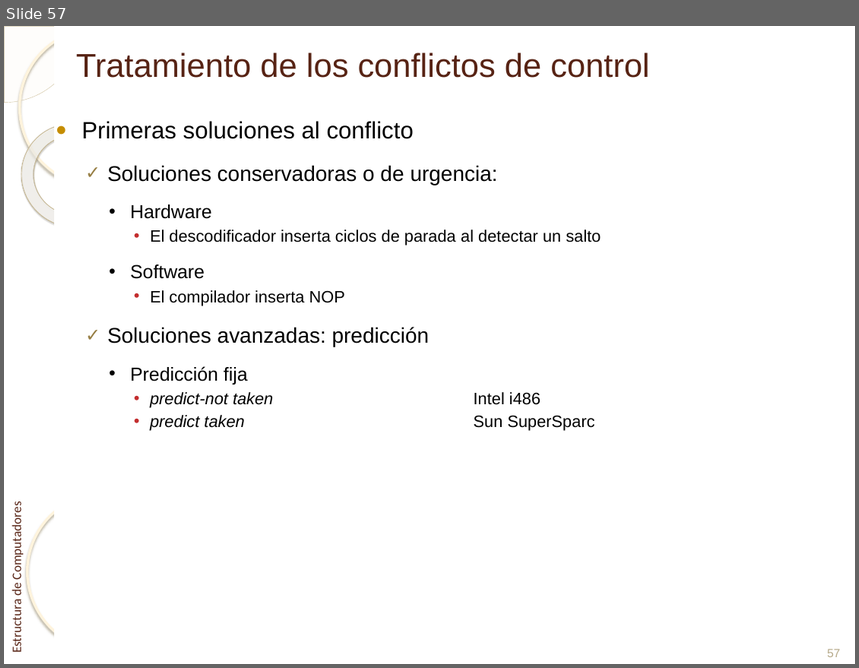
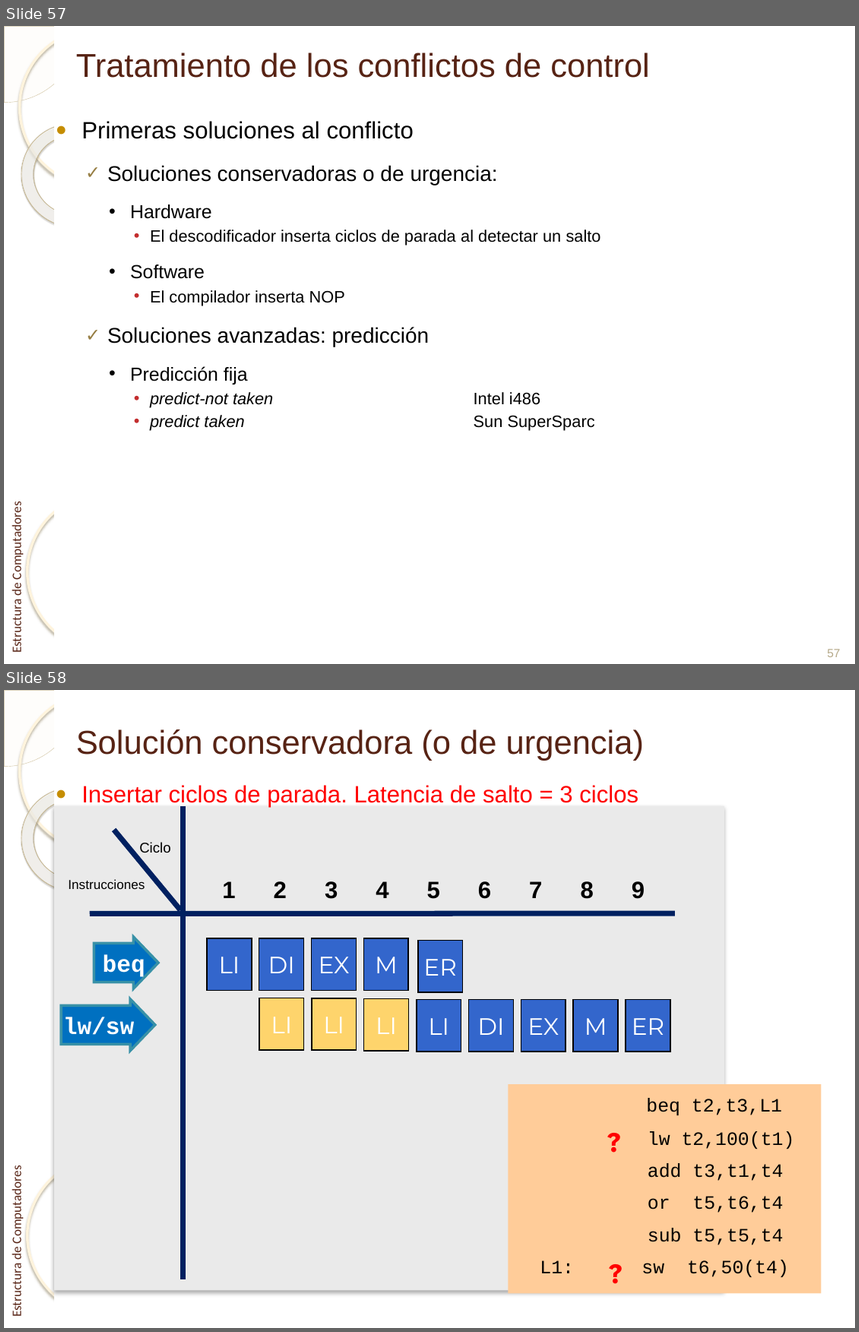
Before and after one commit to enriquesquintana/ETC, a slide deck: ETC_RISCV/Teoría/Tema 2. Segmentación básica_RISCV.pptx. Shown one above the other, each under a label of ours: slide 57 before the commit, slides 57 and 58 after it. The pictures are 859x668 and 859x1332 pixels, drawn with LibreOffice and Linux fonts; fonts in the diff are those of the drawing; background and template pictures are left out. Boxes give left, top, right and bottom in pixels: in the first picture for what was removed or moved away, otherwise in the second. Text is boxed around its words. In the diff, an @@ line names an element or a change of style, - is before the commit and + after.

```diff
--- a/ETC_RISCV/Teoría/Tema 2. Segmentación básica_RISCV.pptx
+++ b/ETC_RISCV/Teoría/Tema 2. Segmentación básica_RISCV.pptx
@@ slide 58 added at (4, 690, 855, 1328), background picture (left out); not listed: 6 template elements that a slide beside it also shows @@
@@ title added at (76, 730, 644, 761), 28 pt, text #572314 @@
+Solución conservadora (o de urgencia)
@@ text added at (82, 785, 639, 808), 20 pt, text #FF0000 @@
+● Insertar ciclos de parada. Latencia de salto = 3 ciclos
@@ group added at (54, 806, 724, 1291): 14 rectangles, 11 texts, 3 lines, 1 right arrow @@
+Ciclo
+1
+2
+3
+4
+5
+6
+7
+8
+9
+Instrucciones
+LI
+DI
+LI
+EX
+LI
+M
+LI
+ER
+LI
+DI
+EX
+M
+ER
+beq
@@ right arrow added at (61, 999, 154, 1051), fill #0070C0, outline #3891A7 2.25 pt, 20 pt, text #FFFFFF, bold @@
+lw/sw
@@ rectangle added at (508, 1085, 821, 1294), fill #FFCC99, 16 pt, text #000000 @@
+beq t2,t3,L1
+lw t2,100(t1)
+add t3,t1,t4
+or t5,t6,t4
+sub t5,t5,t4
+L1: sw t6,50(t4)
@@ text added at (600, 1120, 636, 1168), 24 pt, text #FF0000, bold @@
+?
@@ text added at (601, 1252, 636, 1300), 24 pt, text #FF0000, bold @@
+?
```
Also in this commit, not shown: 9 slides changed.
